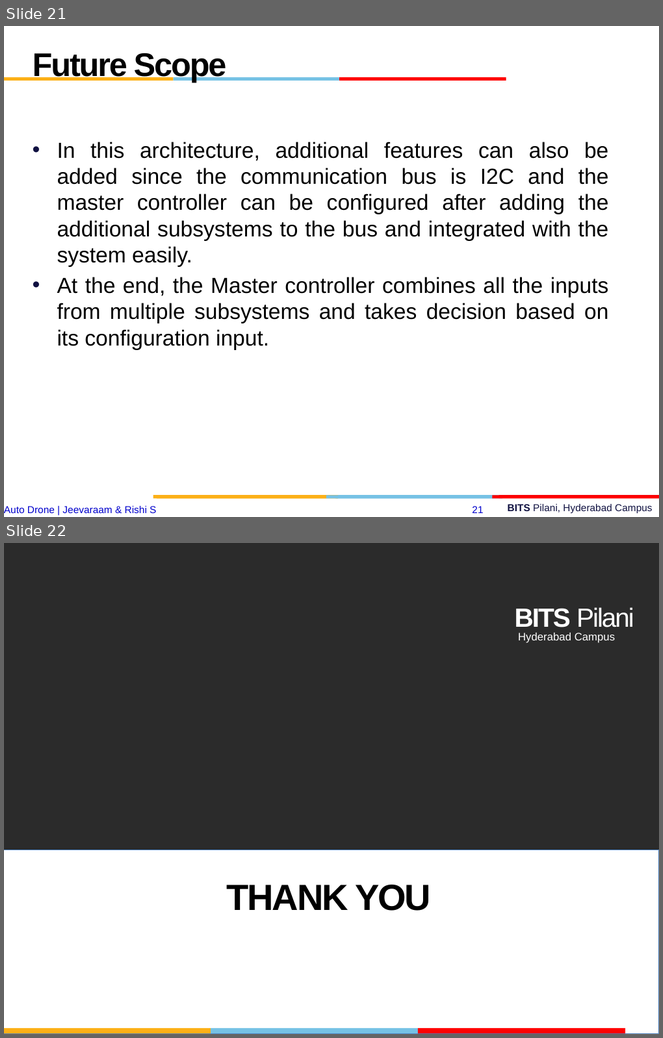
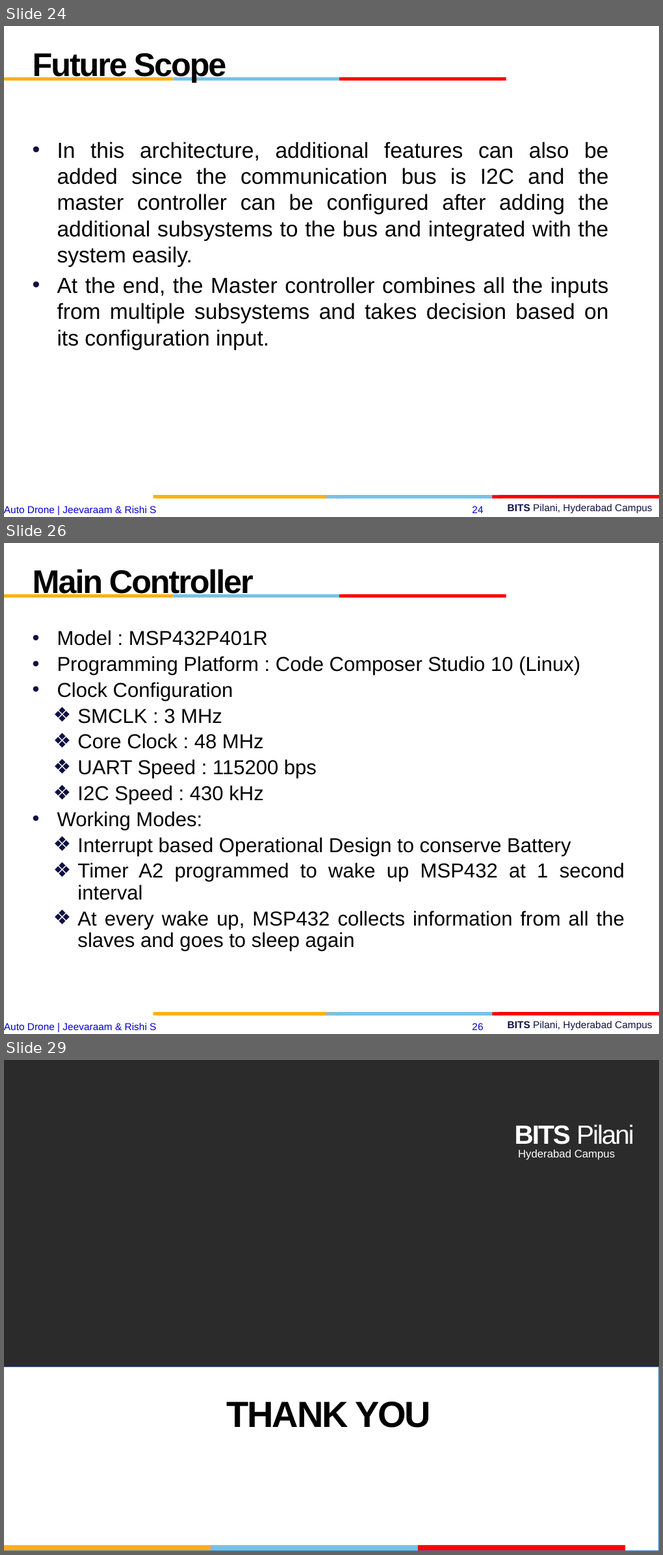
Before and after one commit to jeevaraam/AutoDrone, a slide deck: esd final.pptx. Shown one above the other, each under a label of ours: slides 21 and 22 before the commit, slides 24, 26 and 29 after it; the slides between them are not shown. The pictures are 663x1038 and 663x1555 pixels, drawn with LibreOffice and Linux fonts; fonts in the diff are those of the drawing; background and template pictures are left out; a plain dark background stands for a picture behind light text. Boxes give left, top, right and bottom in pixels: in the first picture for what was removed or moved away, otherwise in the second. Text is boxed around its words. In the diff, an @@ line names an element or a change of style, - is before the commit and + after.

```diff
--- a/esd final.pptx
+++ b/esd final.pptx
@@ slide 26 added at bbox=[4, 543, 659, 1034], background #FFFFFF; not listed: 12 template elements that a slide beside it also shows @@
@@ text added at bbox=[33, 569, 254, 598], 36 pt, text #000000, bold @@
+Main Controller
@@ text added at bbox=[57, 630, 625, 952], 22.2 pt, text #000000 @@
+• Model : MSP432P401R
+• Programming Platform : Code Composer Studio 10 (Linux)
+• Clock Configuration
+❖ SMCLK : 3 MHz
+❖ Core Clock : 48 MHz
+❖ UART Speed : 115200 bps
+❖ I2C Speed : 430 kHz
+• Working Modes:
+❖ Interrupt based Operational Design to conserve Battery
+❖ Timer A2 programmed to wake up MSP432 at 1 second interval
+❖ At every wake up, MSP432 collects information from all the slaves and goes to sleep again
@@ what was slide 21 is now slide 24 @@
@@ page number at bbox=[472, 506, 483, 514]: text changed @@
-21
+24
@@ what was slide 22 is now slide 29 @@
```
Also in this commit, not shown: 5 slides changed, 6 other slides added, 1 other file.
